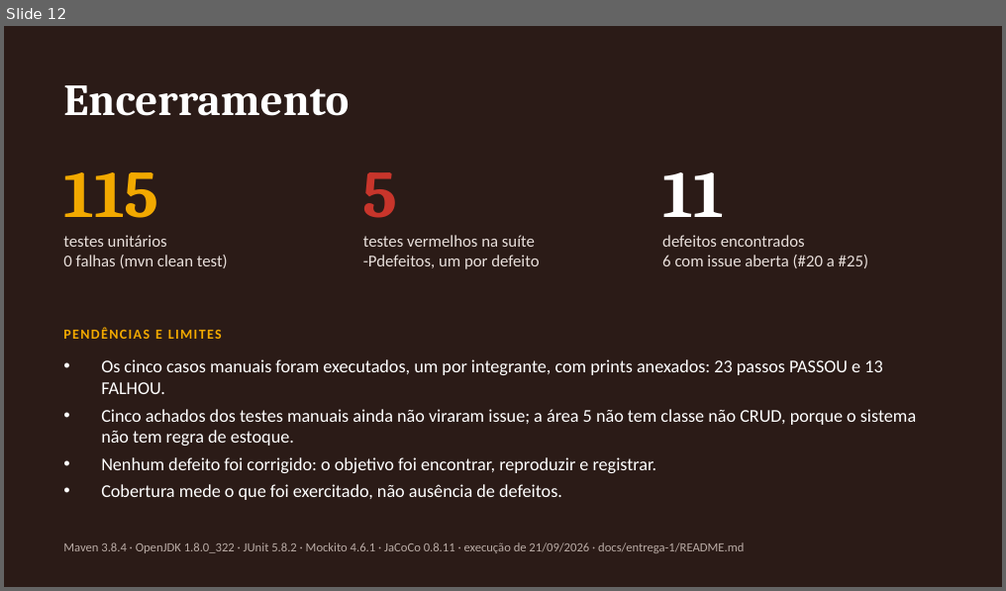
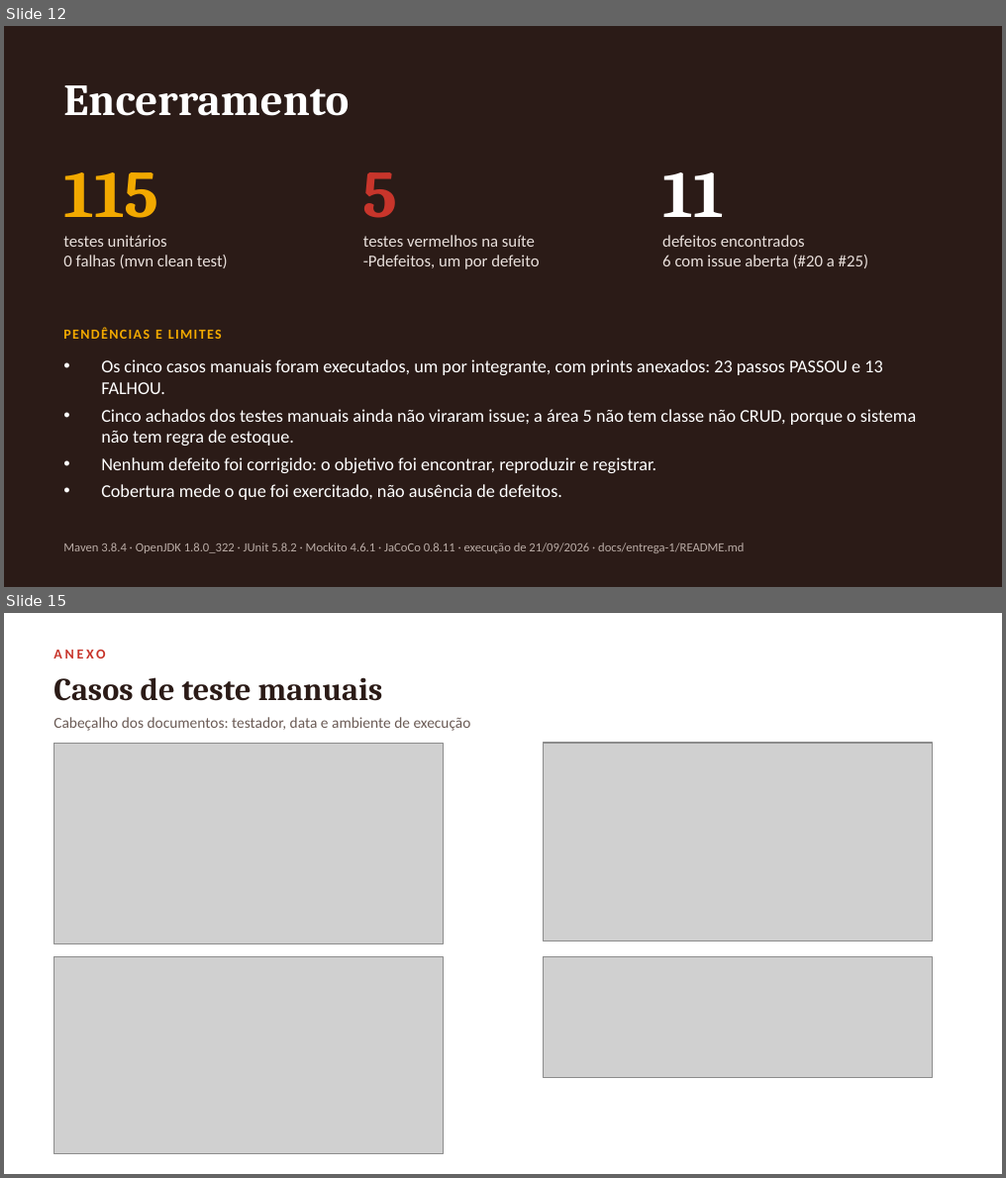
Before and after one commit to vini-pinheiro/trabalho-qualidade-e-teste-de-software, a slide deck: docs/entrega-1/apresentacao/apresentacao-entrega-1.pptx. Shown one above the other, each under a label of ours: slide 12 before the commit, slides 12 and 15 after it; the slides between them are not shown. The pictures are 1006x591 and 1006x1178 pixels, drawn with LibreOffice and Linux fonts; fonts in the diff are those of the drawing; grey boxes stand for pictures. Boxes give left, top, right and bottom in pixels: in the first picture for what was removed or moved away, otherwise in the second. Text is boxed around its words. In the diff, an @@ line names an element or a change of style, - is before the commit and + after.

Commit message:
docs: anexos da apresentação com as evidências da entrega
- cinco slides de anexo: estrutura no repositório, issues, casos manuais e execução das suítes
- capturas do GitHub, cabeçalho de cada caso de teste e saída real do Maven em apresentacao/anexos
- prévias do README atualizadas para os 17 slides

```diff
--- a/docs/entrega-1/apresentacao/apresentacao-entrega-1.pptx
+++ b/docs/entrega-1/apresentacao/apresentacao-entrega-1.pptx
@@ slide 15 added at (4,613,1002,1174), background #FFFFFF @@
@@ text added at (54,650,105,659), 10 pt, text #C8352B, bold @@
+ANEXO
@@ text added at (54,677,383,701), 23 pt, text #2B1B17, bold @@
+Casos de teste manuais
@@ text added at (54,717,471,731), 11 pt, text #6B5B55 @@
+Cabeçalho dos documentos: testador, data e ambiente de execução
@@ picture added at (54,743,444,945) @@
@@ picture added at (543,743,932,942) @@
@@ picture added at (54,958,444,1155) @@
@@ picture added at (543,958,932,1078) @@
```
Also in this commit, not shown: 4 other slides added, 15 other files.
